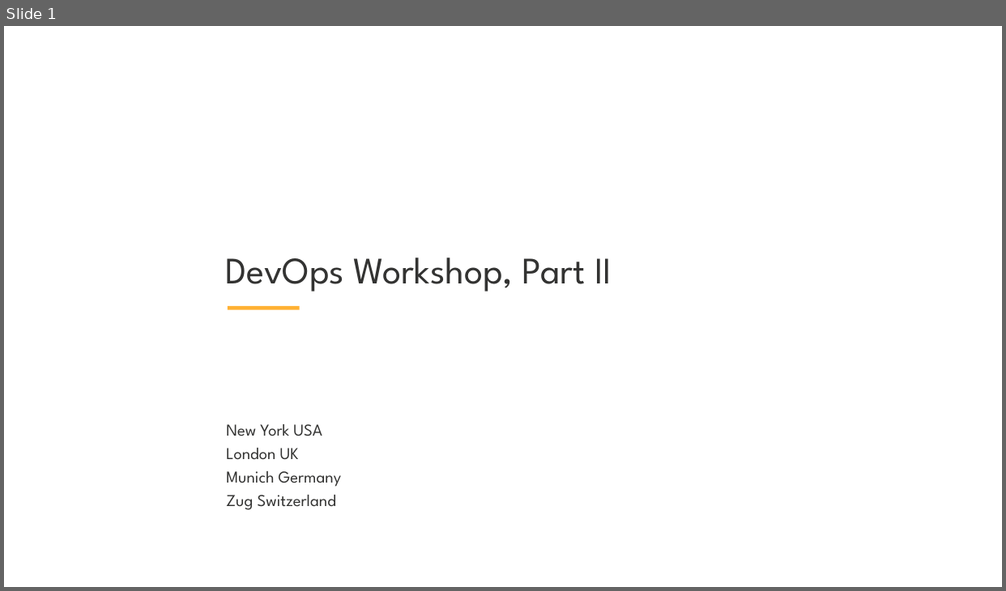
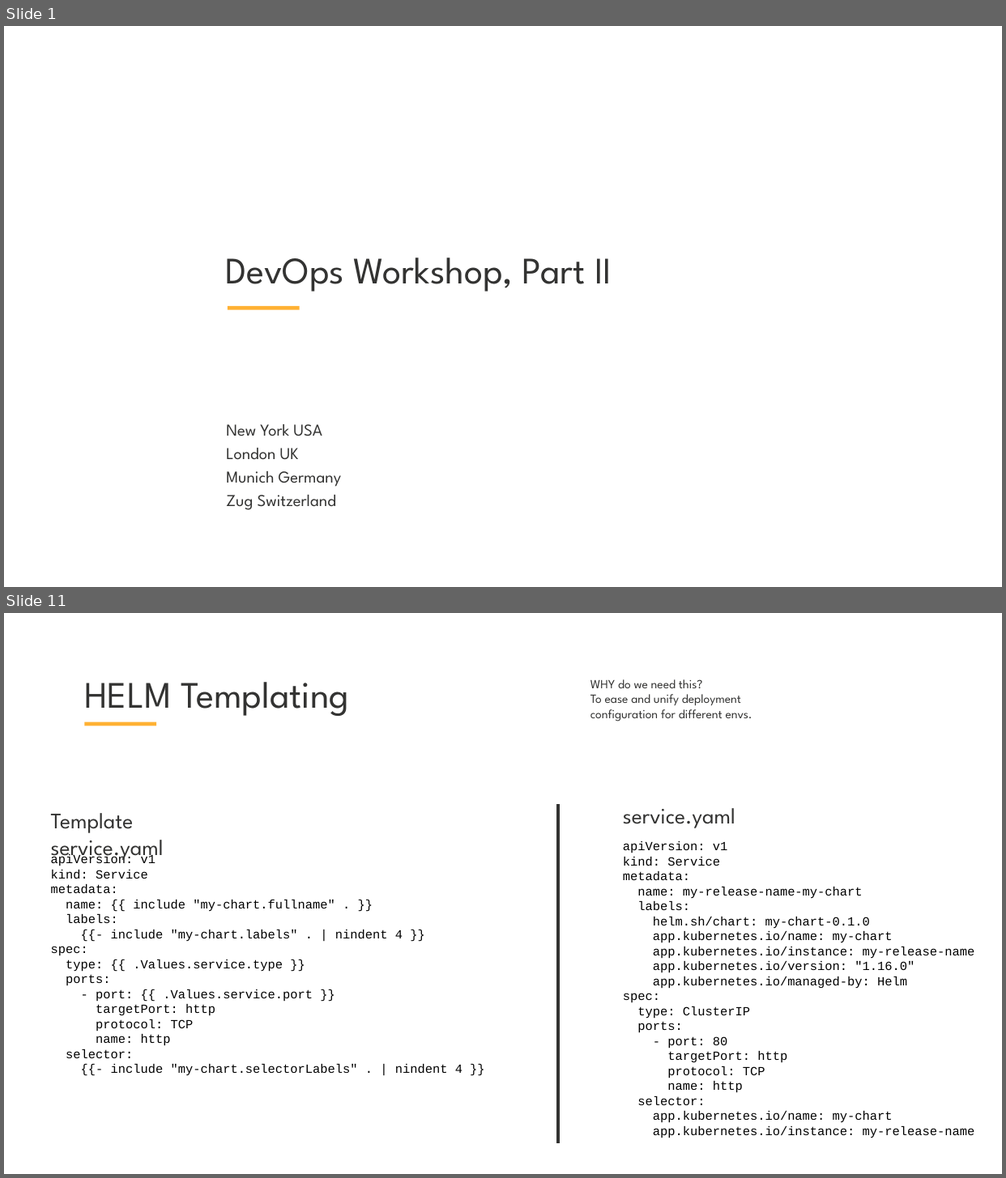
Before and after one commit to skabrits/DevOps-Workshop, a slide deck: Part II/Workshop-II.pptx. Shown one above the other, each under a label of ours: slide 1 before the commit, slides 1 and 11 after it; the slides between them are not shown. The pictures are 1006x591 and 1006x1178 pixels, drawn with LibreOffice and Linux fonts; fonts in the diff are those of the drawing; background and template pictures are left out. Boxes give left, top, right and bottom in pixels: in the first picture for what was removed or moved away, otherwise in the second. Text is boxed around its words. In the diff, an @@ line names an element or a change of style, - is before the commit and + after.

```diff
--- a/Part II/Workshop-II.pptx
+++ b/Part II/Workshop-II.pptx
@@ slide 11 added at [4,613,1002,1174], background #FFFFFF @@
@@ title added at [84,682,349,716], 54 pt, text #333332 @@
+HELM Templating
@@ text added at [590,679,752,722], 18 pt, text #333332 @@
+WHY do we need this?
+To ease and unify deployment configuration for different envs.
@@ rectangle added at [84,722,156,726], fill #FFB133 @@
@@ line added from (558, 804) to (558, 1144), #333332 4.5 pt @@
@@ text added at [51,813,164,862], 32 pt, text #333332 @@
+Template service.yaml
@@ text added at [623,808,735,828], 32 pt, text #333332 @@
+service.yaml
@@ text added at [51,854,462,1076], 18 pt, text #000000 @@
+apiVersion: v1
+kind: Service
+metadata:
+name: {{ include "my-chart.fullname" . }}
+labels:
+{{- include "my-chart.labels" . | nindent 4 }}
+spec:
+type: {{ .Values.service.type }}
+ports:
+- port: {{ .Values.service.port }}
+targetPort: http
+protocol: TCP
+name: http
+selector:
+{{- include "my-chart.selectorLabels" . | nindent 4 }}
@@ text added at [623,841,975,1139], 18 pt, text #000000 @@
+apiVersion: v1
+kind: Service
+metadata:
+name: my-release-name-my-chart
+labels:
+helm.sh/chart: my-chart-0.1.0
+app.kubernetes.io/name: my-chart
+app.kubernetes.io/instance: my-release-name
+app.kubernetes.io/version: "1.16.0"
+app.kubernetes.io/managed-by: Helm
+spec:
+type: ClusterIP
+ports:
+- port: 80
+targetPort: http
+protocol: TCP
+name: http
+selector:
+app.kubernetes.io/name: my-chart
+app.kubernetes.io/instance: my-release-name
```
Also in this commit, not shown: 5 slides changed, 4 other slides added, 1 slide removed, 2 other files.
